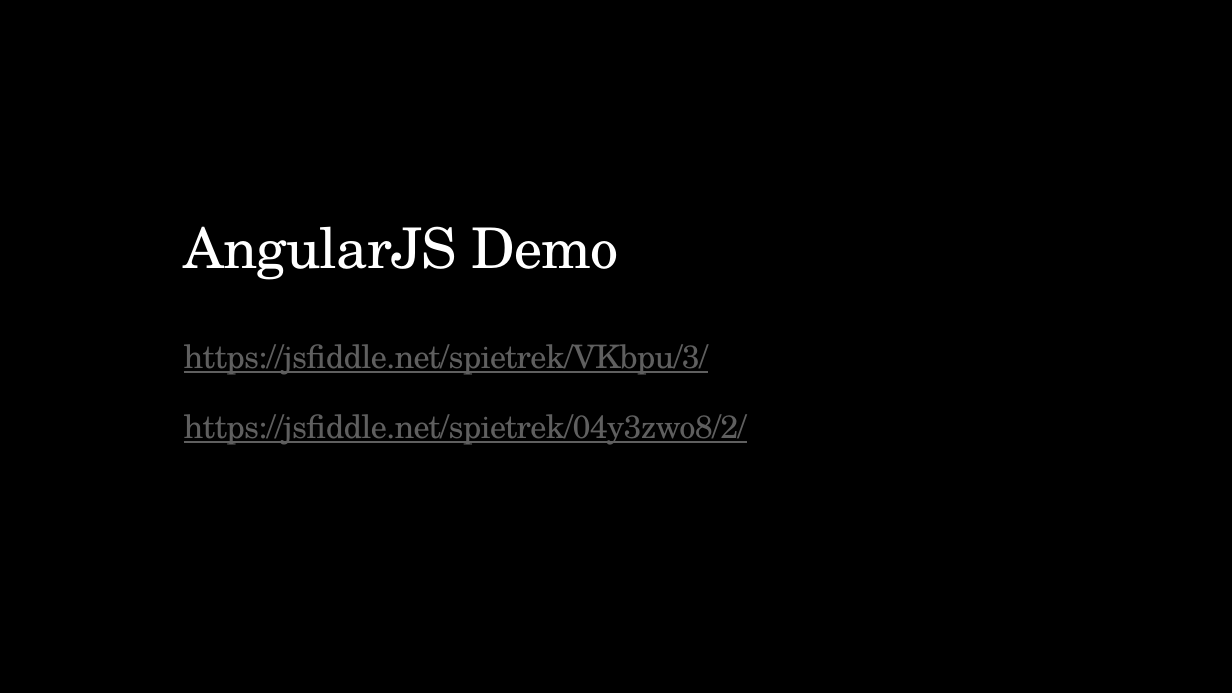
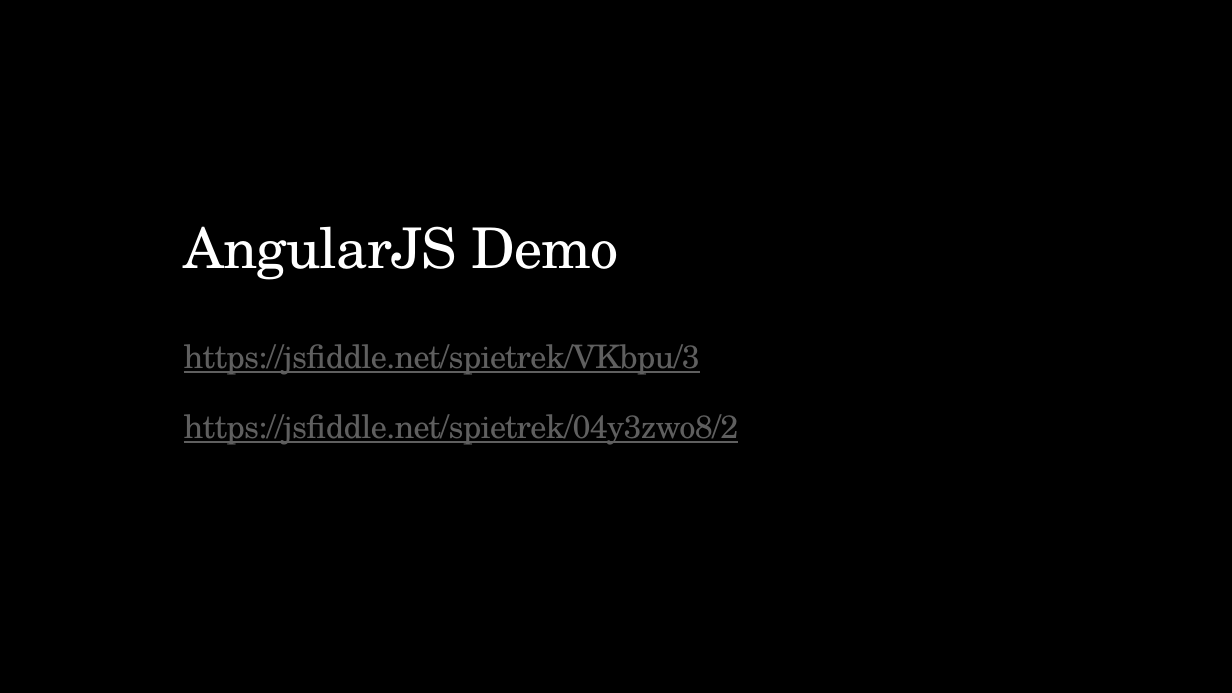
Before and after one commit to spietrek/SharePointCincy2015, a slide deck: slide 22 of Building SPAs in SharePoint Using AngularJS.pptx. Drawn at 1232x693 pixels with LibreOffice and Linux fonts; fonts in the diff are those of the drawing. Boxes give left, top, right and bottom in pixels: in the first picture for what was removed or moved away, otherwise in the second. Text is boxed around its words. In the diff, an @@ line names an element or a change of style, - is before the commit and + after.

```diff
--- a/Building SPAs in SharePoint Using AngularJS.pptx
+++ b/Building SPAs in SharePoint Using AngularJS.pptx
@@ title at (x1=184, y1=226, x2=739, y2=445): text changed @@
-AngularJS Demo
-https://jsfiddle.net/spietrek/VKbpu/3/
-https://jsfiddle.net/spietrek/04y3zwo8/2/
+AngularJS Demo
+https://jsfiddle.net/spietrek/VKbpu/3
+https://jsfiddle.net/spietrek/04y3zwo8/2
```
Also in this commit, not shown: 7 other slides changed.
